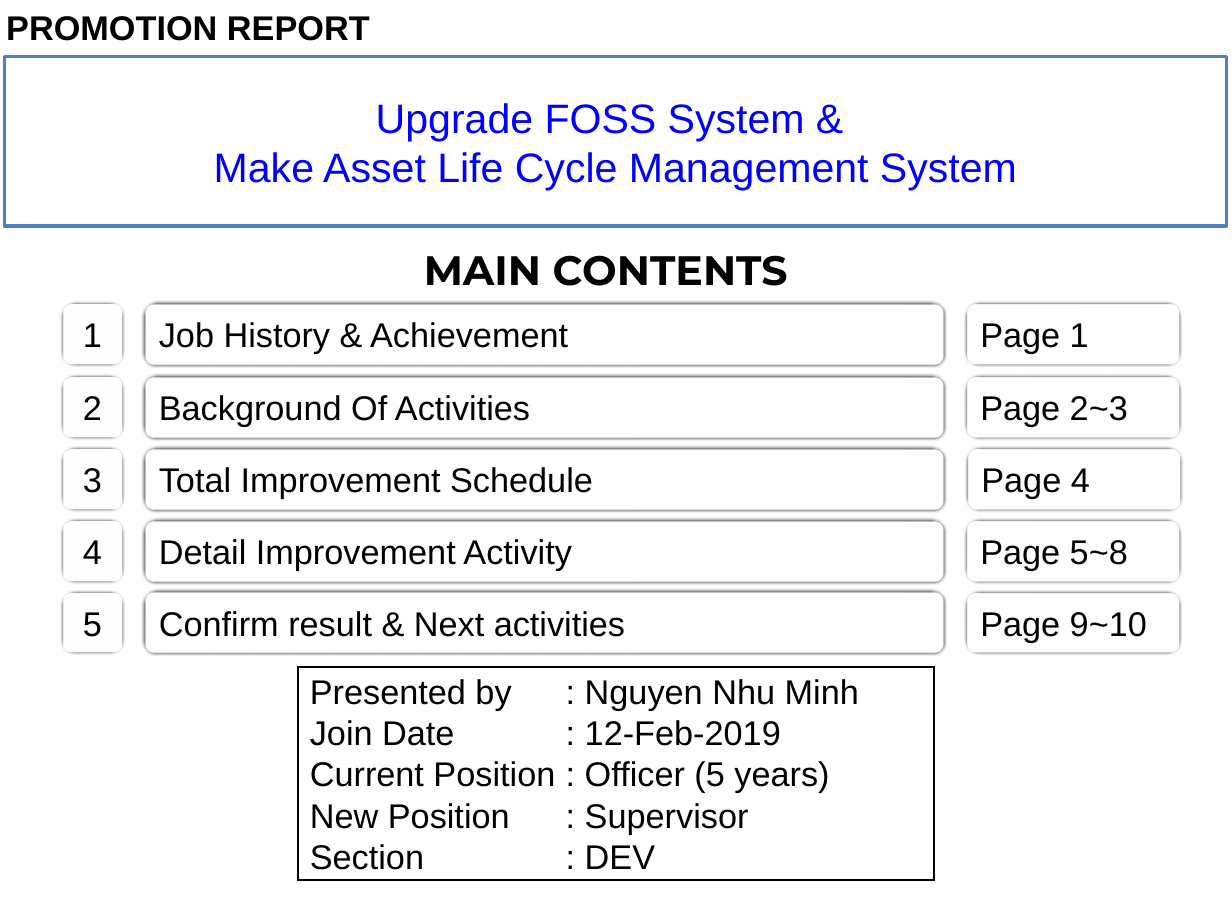
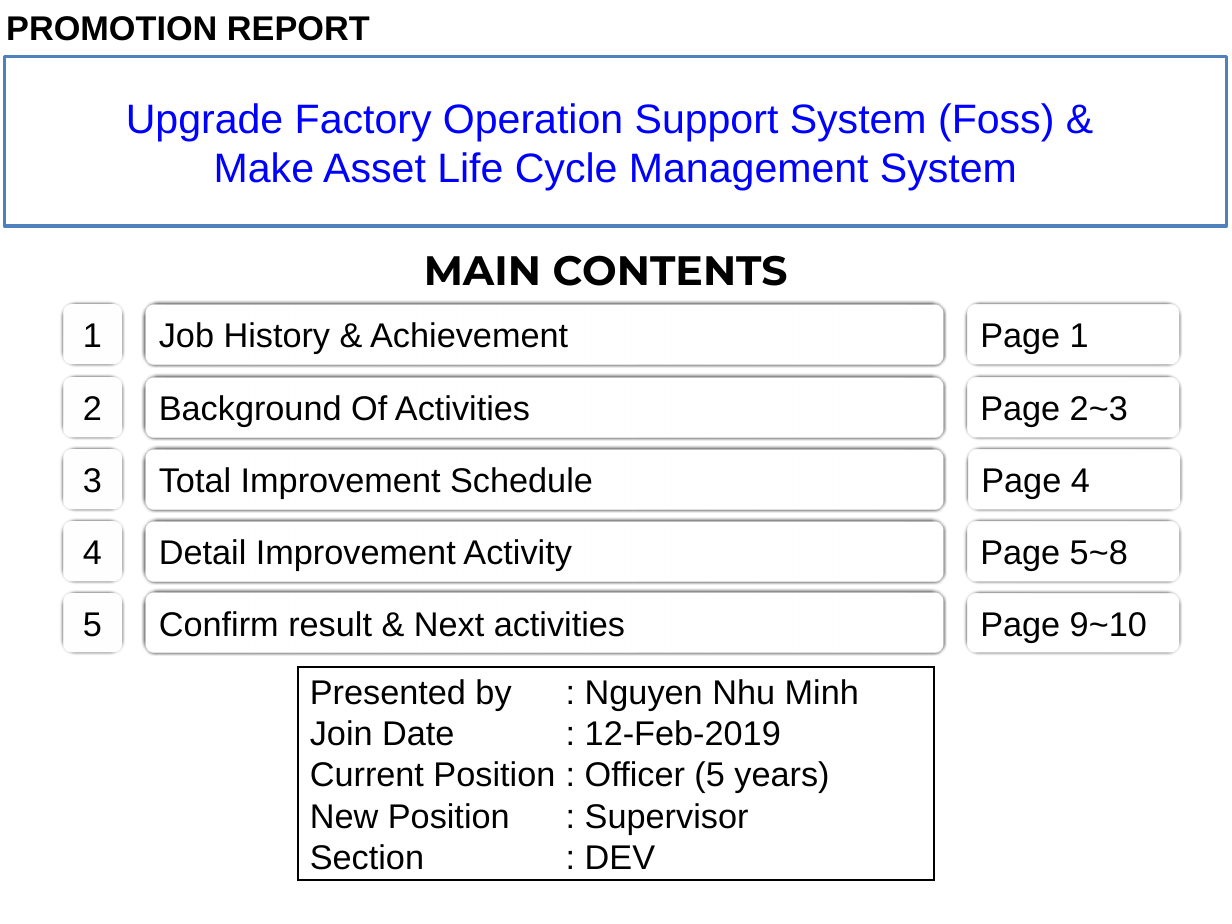
Before and after one commit to thietbicongnghevietnam/ReportPSNV, a slide deck: slide 1 of Report_test.pptx. Drawn at 1232x924 pixels with LibreOffice and Linux fonts; fonts in the diff are those of the drawing. Boxes give left, top, right and bottom in pixels: in the first picture for what was removed or moved away, otherwise in the second. Text is boxed around its words. In the diff, an @@ line names an element or a change of style, - is before the commit and + after.

```diff
--- a/Report_test.pptx
+++ b/Report_test.pptx
@@ text in rectangle at (126, 103, 1054, 141): text changed @@
-Upgrade FOSS System &
+Upgrade Factory Operation Support System (Foss) &
```
Also in this commit, not shown: 8 other slides changed, 1 slide added, 1 other file.
